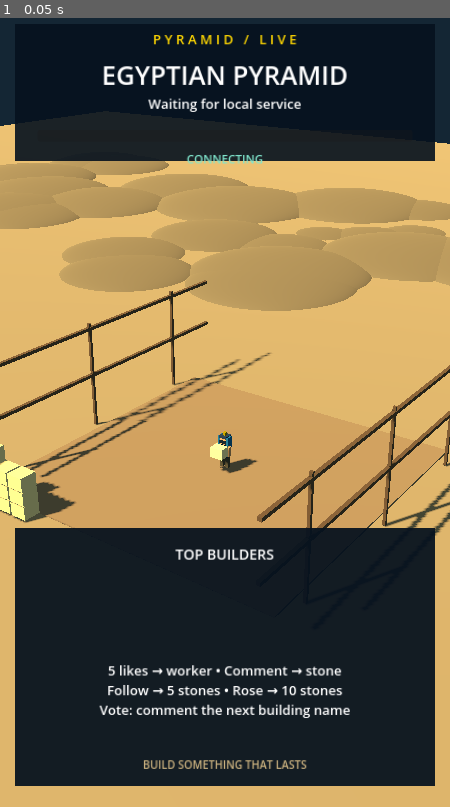
Above: before the commit, frame 1.
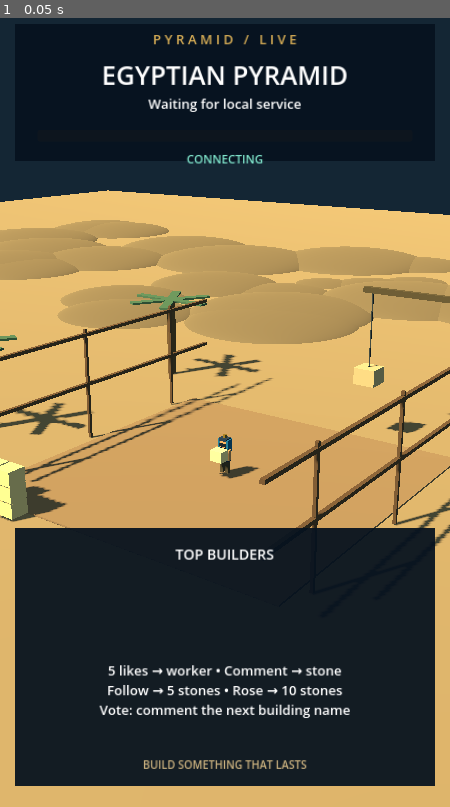
Above: after the commit, the same moment.

Repository: maxM808s/tiktok-live-pyramid
Game: Godot game, scene res://main.tscn
Two runs of this game, one before a commit and one after it. Both use one fixed random seed, a clock stepped at 60 frames per second and the inputs below.
Inputs:
- Up to frame 1 (0.05 s): no input

The runs differ from the first frame. In frame 1, 22% of the frame differs, in the area x 0-100%, y 2-67%.

Commit message:
Phase 4: refine vertical scene, worker skins and lighting; add Windows process supervision

Diff:
--- a/game/main.gd
+++ b/game/main.gd
@@ -34,7 +34,7 @@
  var m := StandardMaterial3D.new()
  m.albedo_color = color
  m.roughness = 0.78
- if color == Color.GOLD:
+ if color == Color("d7ad55"):
   m.metallic = 0.7
   m.roughness = 0.25
  material_cache[color] = m
@@ -77,7 +77,7 @@
  backdrop.size = Vector2(1010,330)
  backdrop.color = Color(0.025,0.07,0.12,0.91)
  overlay.add_child(backdrop)
- label_at("P Y R A M I D   /   L I V E",Vector2(60,55),Vector2(960,60),32,Color.GOLD)
+ label_at("P Y R A M I D   /   L I V E",Vector2(60,55),Vector2(960,60),32,Color("d7ad55"))
  title = label_at("EGYPTIAN PYRAMID",Vector2(50,120),Vector2(980,85),62)
  details = label_at("Waiting for local service",Vector2(50,210),Vector2(980,60),32)
  bar = ProgressBar.new()
@@ -86,7 +86,7 @@
  bar.show_percentage = false
  overlay.add_child(bar)
  status = label_at("CONNECTING",Vector2(70,345),Vector2(940,65),28,Color(0.5,0.9,0.8))
- notice = label_at("",Vector2(70,1120),Vector2(940,140),44,Color.GOLD)
+ notice = label_at("",Vector2(70,1120),Vector2(940,140),44,Color("d7ad55"))
  leaders = label_at("TOP BUILDERS",Vector2(50,1290),Vector2(980,230),34)
  instructions = label_at("5 likes → worker • Comment → stone\nFollow → 5 stones • Rose → 10 stones\nVote: comment the next building name",Vector2(50,1570),Vector2(980,180),32)
  label_at("BUILD SOMETHING THAT LASTS",Vector2(50,1800),Vector2(980,50),26,Color(0.8,0.7,0.5))
@@ -127,13 +127,22 @@
    box(self,Vector3(x,5.7,z),Vector3(.2,.18,7),Color("614936"))
  for i in range(10):
   box(self,Vector3(-7+(i%3),0.4+int(i/3)*.75,9),Vector3(.9,.7,.9),Color("d9b780"))
+ box(self,Vector3(9,4,-9),Vector3(.4,8,.4),Color("544936"))
+ box(self,Vector3(6,8,-9),Vector3(7,.3,.3),Color("544936"))
+ box(self,Vector3(3,5.7,-9),Vector3(.06,4.5,.06),Color("343c40"))
+ box(self,Vector3(3,3.4,-9),Vector3(1.2,.9,1.2),Color("b99e76"))
+ for p in [Vector3(-13,0,-12),Vector3(14,0,-16),Vector3(-15,0,3)]:
+  box(self,p+Vector3(0,2.5,0),Vector3(.4,5,.4),Color("685037"))
+  for a in range(6):
+   var leaf := box(self,p+Vector3(cos(a*TAU/6)*1.2,5,sin(a*TAU/6)*1.2),Vector3(3,.12,.6),Color("4a6650"))
+   leaf.rotation.y = -a*TAU/6
  camera = Camera3D.new()
  camera.fov = 49
  add_child(camera)
- camera.position = Vector3(23,22,32)
+ camera.position = Vector3(23,17,32)
  camera.look_at(Vector3(0,3.5,0))
  dust = particles(24,Color("e4c89b"),0.6,2)
- confetti = particles(160,Color.GOLD,3,10)
+ confetti = particles(160,Color("d7ad55"),3,10)
  request = HTTPRequest.new()
  request.timeout = 2
  add_child(request)
@@ -187,7 +196,7 @@
  var root := Node3D.new()
  add_child(root)
  var skin := i%4
- var colors := [Color("29a0a8"),Color("eee0bf"),Color("26374d"),Color.GOLD]
+ var colors := [Color("29a0a8"),Color("eee0bf"),Color("26374d"),Color("d7ad55")]
  box(root,Vector3(0,1.1,0),Vector3(.48,.65,.3),colors[skin])
  box(root,Vector3(0,1.67,0),Vector3(.37,.38,.36),Color("bc865c"))
  box(root,Vector3(0,1.88,0),Vector3(.45,.14,.4),colors[skin])
@@ -197,15 +206,15 @@
  if skin == 3:
   for side in [-1,1]:
    box(root,Vector3(side*.24,1.6,0),Vector3(.12,.6,.38),Color("1f6385"))
-  box(root,Vector3(0,1.98,0),Vector3(.16,.24,.16),Color.GOLD)
+  box(root,Vector3(0,1.98,0),Vector3(.16,.24,.16),Color("d7ad55"))
  var left := box(root,Vector3(-.15,.48,0),Vector3(.18,.65,.2),Color("514737"))
  var right := box(root,Vector3(.15,.48,0),Vector3(.18,.65,.2),Color("514737"))
  box(root,Vector3(-.34,1.18,.15),Vector3(.17,.52,.18),Color("bc865c"))
  box(root,Vector3(.34,1.18,.15),Vector3(.17,.52,.18),Color("bc865c"))
  var carry := box(root,Vector3(0,1.2,.5),Vector3(.7,.55,.55),Color("e4c18a"))
  var tag := Label3D.new()
- tag.font_size = 40
- tag.pixel_size = .012
+ tag.font_size = 30
+ tag.pixel_size = .009
  tag.billboard = BaseMaterial3D.BILLBOARD_ENABLED
  tag.position.y = 2.35
  root.add_child(tag)
@@ -288,10 +297,10 @@
   w.right.rotation.x = -w.left.rotation.x
   w.carry.visible = busy and t < .5
   var board: Array = state.leaderboard
-  w.tag.text = str(board[i%board.size()][0]) if not board.is_empty() else ""
+  w.tag.text = str(board[i%board.size()][0]) if not board.is_empty() and i<mini(4,board.size()) else ""
   if state.phase == "celebrating": w.node.position.y = abs(sin(clock*4+i))*.5
  if state.config.camera:
-  camera.position = Vector3(30*sin(.62+sin(clock*.06)*.12),22,33*cos(.62+sin(clock*.06)*.12))
+  camera.position = Vector3(30*sin(.62+sin(clock*.06)*.12),17,33*cos(.62+sin(clock*.06)*.12))
   camera.look_at(Vector3(0,4,0))
  if state.config.night:
   var day := .5+.5*sin(clock*.012)
@@ -308,14 +317,14 @@
  w.delivery = true
  var unit := mini(int(float(index)/slots.size()*float(state.target)),state.placements.size()-1)
  var owner_data: Dictionary = state.placements[unit] if unit >= 0 else {"user":state.builder,"gold":state.gold}
- w.tag.text = str(owner_data.user)
- w.tag.modulate = Color.GOLD if owner_data.gold else Color.WHITE
+ w.tag.text = str(owner_data.user) if worker_index<4 else ""
+ w.tag.modulate = Color("d7ad55") if owner_data.gold else Color.WHITE
  w.carry.visible = true
  w.node.position = Vector3(-6.0+worker_index%4,0,9.5+int(worker_index/4)*.5)
  var landing := Vector3(target.x,0,target.z+1.5)
  w.node.look_at(Vector3(landing.x,0.01,landing.z))
  b.visible = false
- if owner_data.gold: b.material_override = material(Color.GOLD)
+ if owner_data.gold: b.material_override = material(Color("d7ad55"))
  var tween := create_tween()
  tween.tween_property(w.node,"position",landing,.65)
  tween.tween_callback(func():
Not shown, changed: scripts/launcher.ps1
Not shown, added: scripts/supervise.ps1
